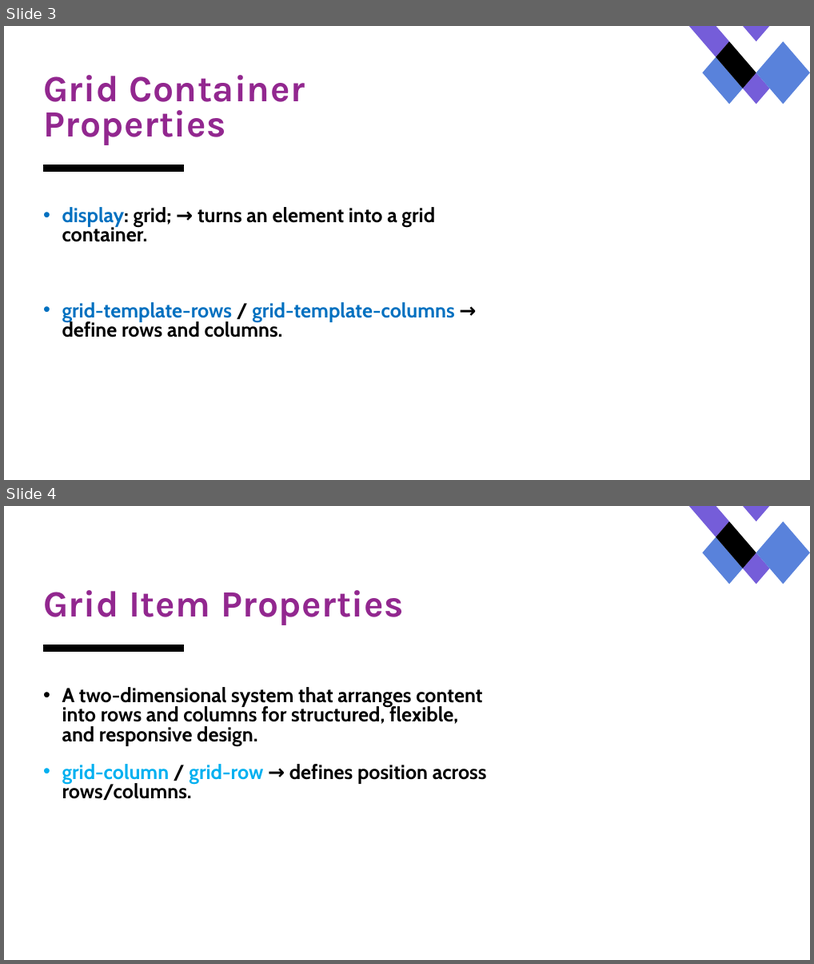
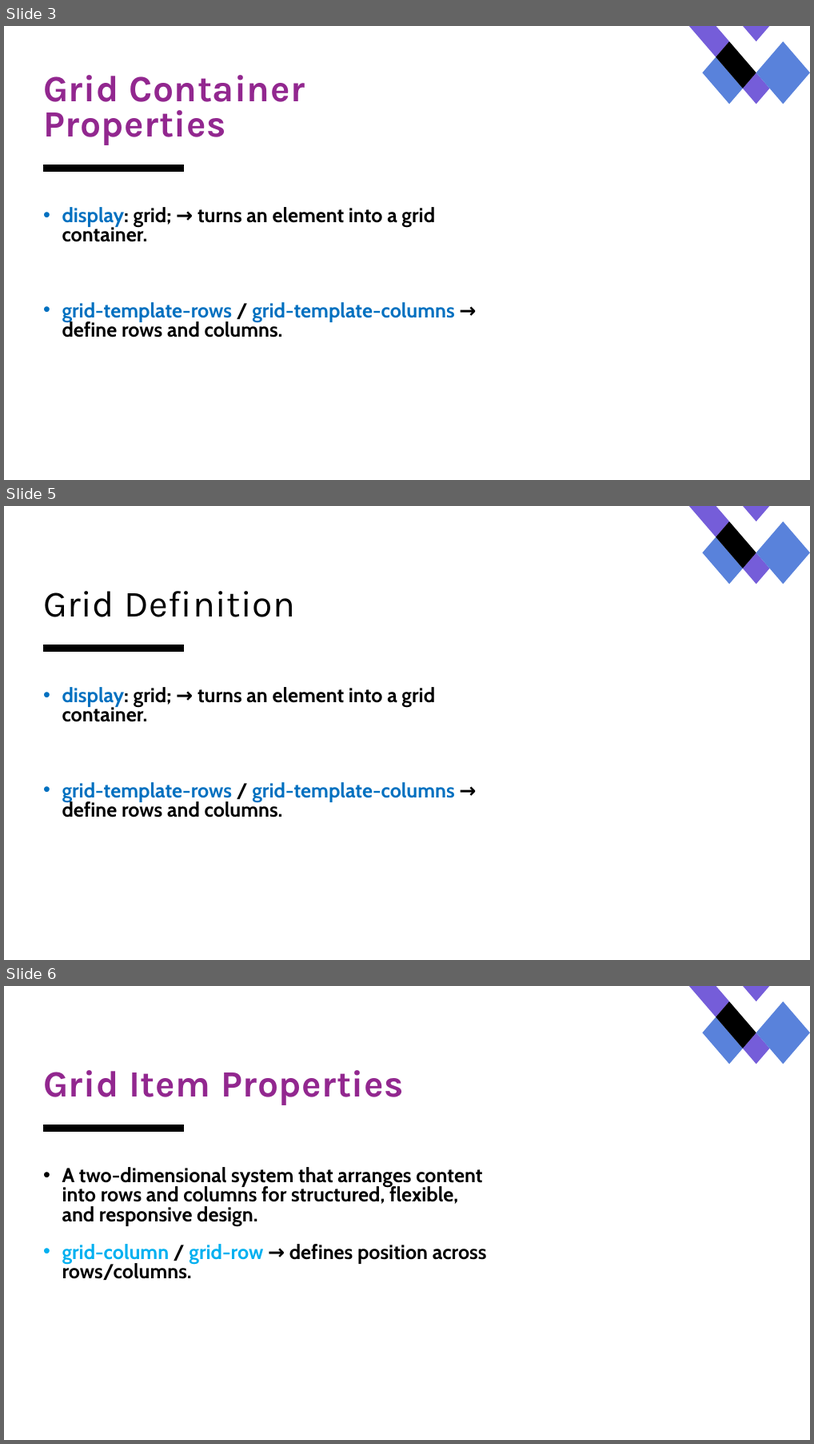
Before and after one commit to amjadsooomro/GRID_SYSTEM, a slide deck: GRID_STEYM.pptx. Shown one above the other, each under a label of ours: slides 3 and 4 before the commit, slides 3, 5 and 6 after it; the slides between them are not shown. The pictures are 814x964 and 814x1444 pixels, drawn with LibreOffice and Linux fonts; fonts in the diff are those of the drawing. Boxes give left, top, right and bottom in pixels: in the first picture for what was removed or moved away, otherwise in the second. Text is boxed around its words. In the diff, an @@ line names an element or a change of style, - is before the commit and + after.

```diff
--- a/GRID_STEYM.pptx
+++ b/GRID_STEYM.pptx
@@ slide 5 added at <box>4,506,810,960</box>, background #FFFFFF; not listed: 6 template elements that a slide beside it also shows @@
@@ title added at <box>43,591,295,617</box>, 44 pt, text #000000 @@
+Grid Definition
@@ text added at <box>62,687,454,817</box>, 24 pt, text #000000, bold @@
+• display: grid; → turns an element into a grid container.
+• grid-template-rows / grid-template-columns → define rows and columns.
@@ what was slide 4 is now slide 6 @@
```
Also in this commit, not shown: 4 other slides added.
